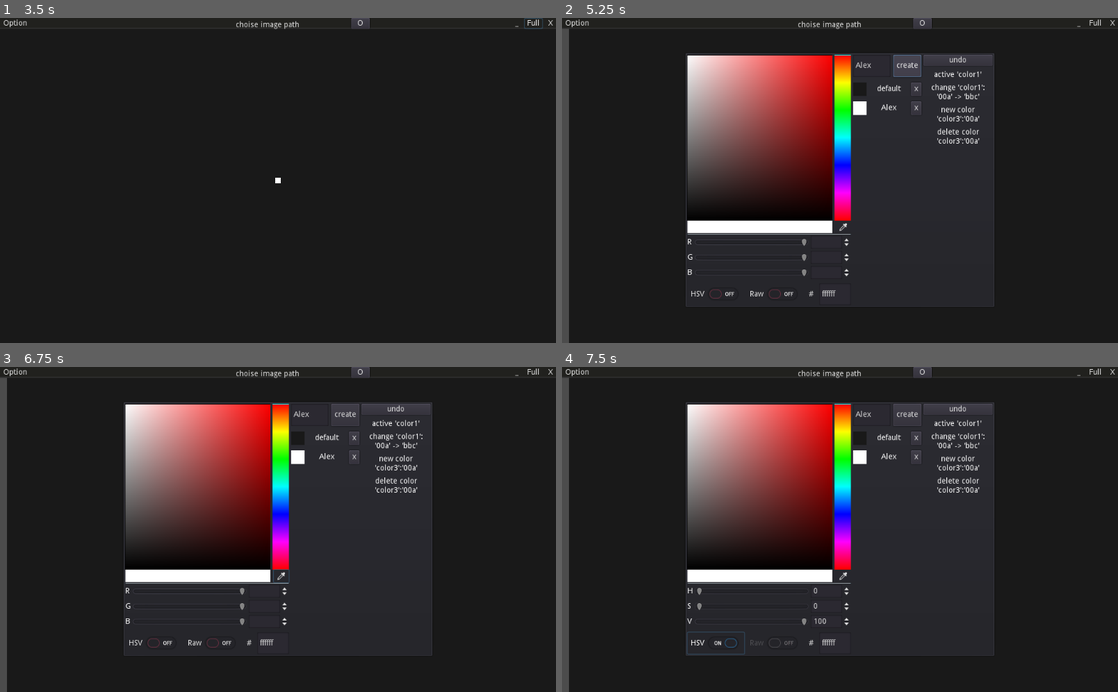
Above: before the commit, frames 1-4 (two rows, left to right).
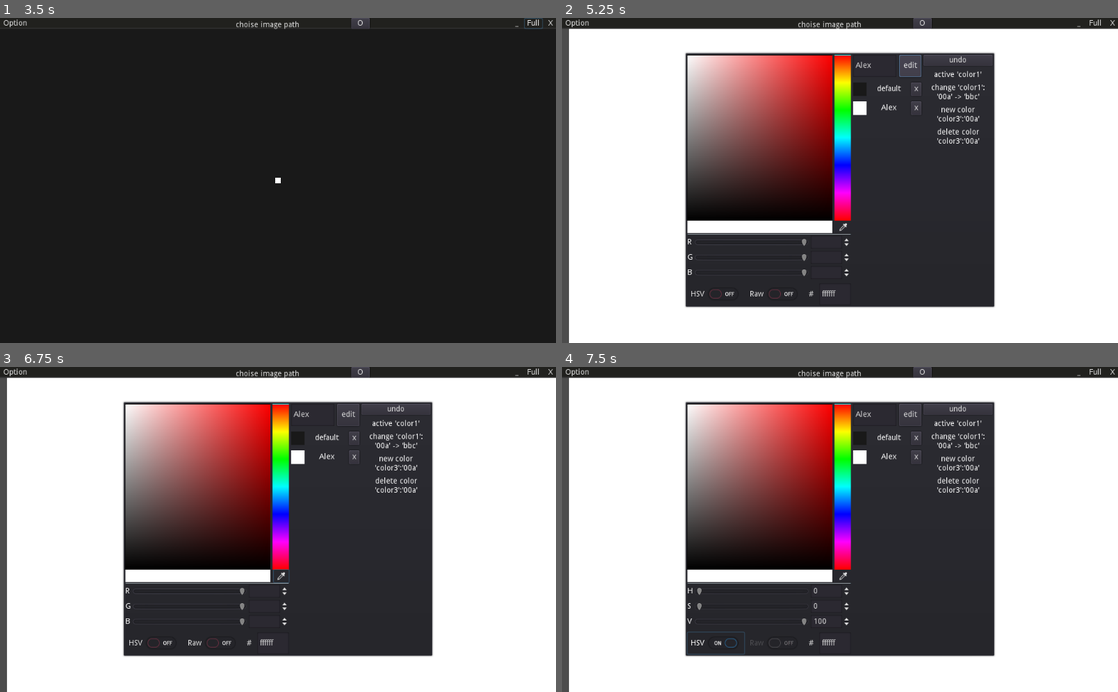
Above: after the commit, the same moments.

Repository: hpn33/manga-reader-by-godot-
Game: Godot game, scene res://scene/Main.tscn
The game is run twice, just before and just after one commit, with the same random seed, the same clock (stepped at 60 frames per second) and the same inputs.
Inputs (mouse positions are in pixels of both pictures, inside the frame that each line leads up to):
- Up to frame 1 (3.5 s): click "choise image path" at 0.5 s; click "O" at 1.25 s; click "_" at 2 s; click "Full" at 2.75 s
- Up to frame 2 (5.25 s): click "Option" at 3.5 s; click (873, 66) at 4.27 s; type "Alex" at 4.35 s; click "create" at 5 s
- Up to frame 3 (6.75 s): click "create" (after the commit: "edit") at 5.75 s; click (283, 575) at 6.5 s
- Up to frame 4 (7.5 s): click "HSV" at 7.25 s

Frame 1 is identical in both runs. In frame 2, 53% of the frame differs, in the area x 1-100%, y 3-100%; in frame 3, 52%; in frame 4, 52%.
Error in both runs: Trying to assign value of type 'MenuButton' to a variable of type 'Label'. (res://scene/ui/TitleBar/TitleBar.gd:3)

Commit message:
improve button behevior

Diff:
--- a/object/ColorPicker/Btn.gd
+++ /dev/null
@@ -1,9 +0,0 @@
-extends Button
-
-
-
-
-func check_title():
-	print('hhh')
-	print(owner.color_name)
-	pass
--- a/object/ColorPicker/ColorPicker.gd
+++ b/object/ColorPicker/ColorPicker.gd
@@ -6,7 +6,7 @@
 
 onready var color_list :ColorList= $HBoxContainer/Colors/List
 onready var color_title :LineEdit= $HBoxContainer/Colors/Edit/Title
-onready var color_edit :Button= $HBoxContainer/Colors/Edit/Btn
+onready var color_btn :Button= $HBoxContainer/Colors/Edit/Btn
 
 onready var action_list :VBoxContainer= $HBoxContainer/Actions/List
 onready var action_undo :Button= $HBoxContainer/Actions/Undo
@@ -19,7 +19,7 @@
 
 func set_color_name(value: String) -> void:
 	color_title.text = value
-#	color_edit.check_title()
+#	color_btn.check_title()
 
 
 func get_color_name():
@@ -45,6 +45,8 @@
 func _ready():
 	share.add_hook('colors', self, '_colors_changed')
 
+	color_btn.disabled = true
+
 
 
 func set_color(_color):
@@ -64,6 +66,7 @@
 			done = true
 			# update color
 			color_list.update_item(title, code)
+			check_button_title()
 			break
 
 	if not done:
@@ -71,6 +74,8 @@
 		var new_color = [title, code]
 		colors.append(new_color)
 		color_list.add(new_color)
+
+		set_current_color(title, code)
 
 	save_colors()
 
@@ -95,10 +100,13 @@
 
 func check_button_title():
 	print(self.color_name)
+
+	color_btn.disabled = self.color_name == ''
+
 	if self.color_name == current_color_title:
-		color_edit.text = 'edit'
+		color_btn.text = 'edit'
 	else:
-		color_edit.text = 'create'
+		color_btn.text = 'create'
 
 #func active_color():
 #	pass
--- a/object/ColorPicker/ColorPicker.tscn
+++ b/object/ColorPicker/ColorPicker.tscn
@@ -1,9 +1,8 @@
-[gd_scene load_steps=6 format=2]
+[gd_scene load_steps=5 format=2]
 
 [ext_resource path="res://object/ColorPicker/ColorHolder/ColorHolder.tscn" type="PackedScene" id=1]
 [ext_resource path="res://object/ColorPicker/ColorPicker.gd" type="Script" id=2]
 [ext_resource path="res://object/ColorPicker/ColorList.gd" type="Script" id=3]
-[ext_resource path="res://object/ColorPicker/Btn.gd" type="Script" id=4]
 [ext_resource path="res://object/ColorPicker/Title.gd" type="Script" id=5]
 
 [node name="ColorPicker" type="PopupPanel"]
@@ -67,7 +66,6 @@
 margin_bottom = 41.0
 size_flags_horizontal = 3
 text = "edit"
-script = ExtResource( 4 )
 
 [node name="List" type="VBoxContainer" parent="HBoxContainer/Colors"]
 margin_top = 51.0
